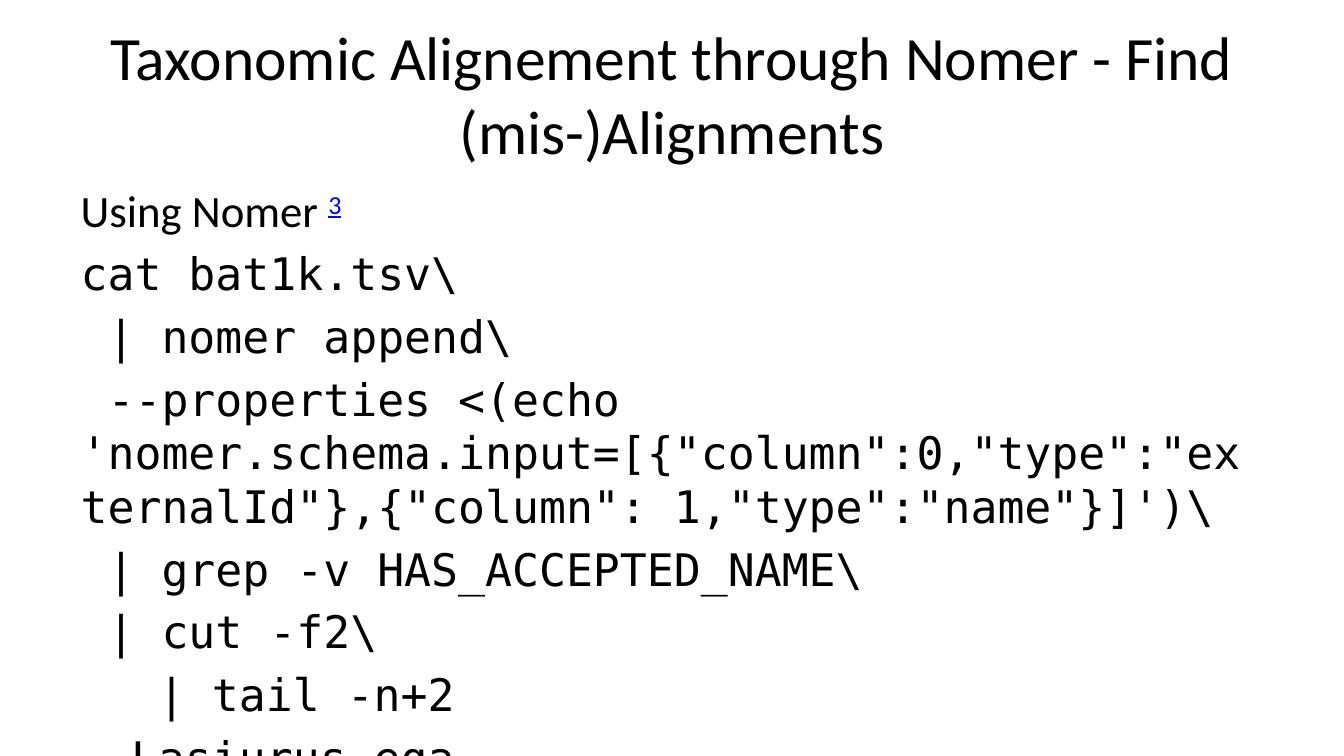
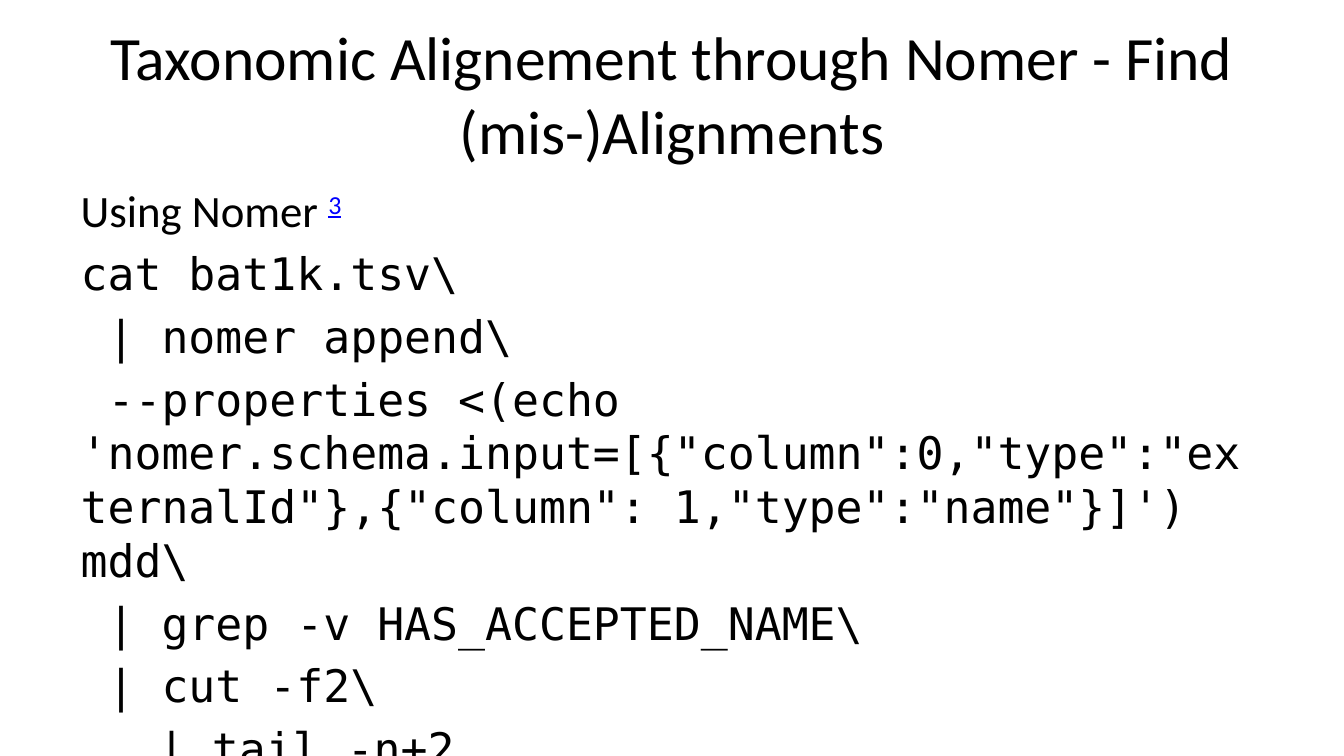
Before and after one commit to jhpoelen/bat1k-talk-2024-10-27, a slide deck: slide 9 of slides.pptx. Drawn at 1344x756 pixels with LibreOffice and Linux fonts; fonts in the diff are those of the drawing. Boxes give left, top, right and bottom in pixels: in the first picture for what was removed or moved away, otherwise in the second. Text is boxed around its words. In the diff, an @@ line names an element or a change of style, - is before the commit and + after.

```diff
--- a/slides.pptx
+++ b/slides.pptx
@@ text at (81,256,1241,706): text changed @@
-cat bat1k.tsv\
-| nomer append\
---properties <(echo 'nomer.schema.input=[{"column":0,"type":"externalId"},{"column": 1,"type":"name"}]')\
-| grep -v HAS_ACCEPTED_NAME\
-| cut -f2\
-| tail -n+2
+cat bat1k.tsv\
+| nomer append\
+--properties <(echo 'nomer.schema.input=[{"column":0,"type":"externalId"},{"column": 1,"type":"name"}]') mdd\
+| grep -v HAS_ACCEPTED_NAME\
+| cut -f2\
+| tail -n+2
```
Also in this commit, not shown: 3 other files.
